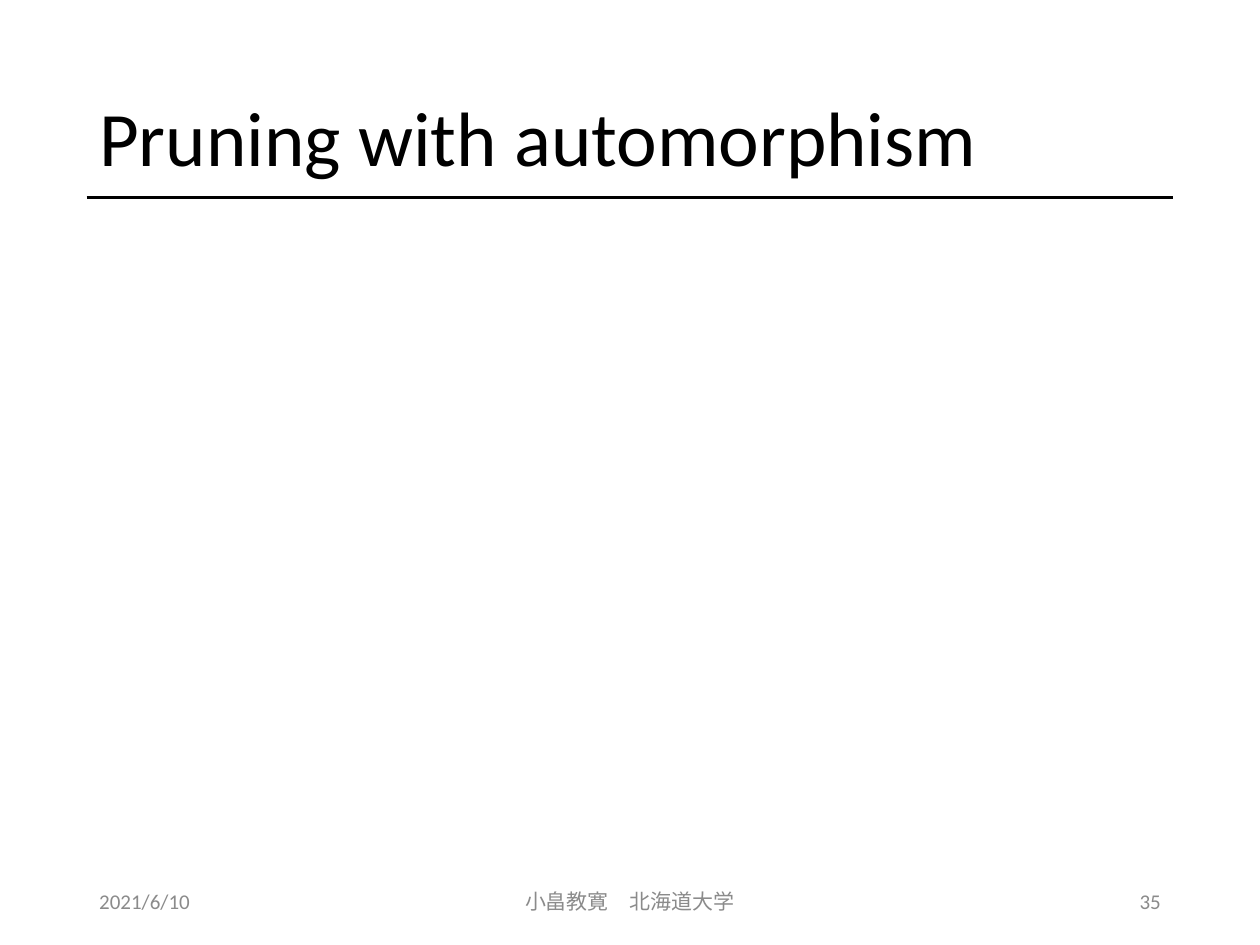
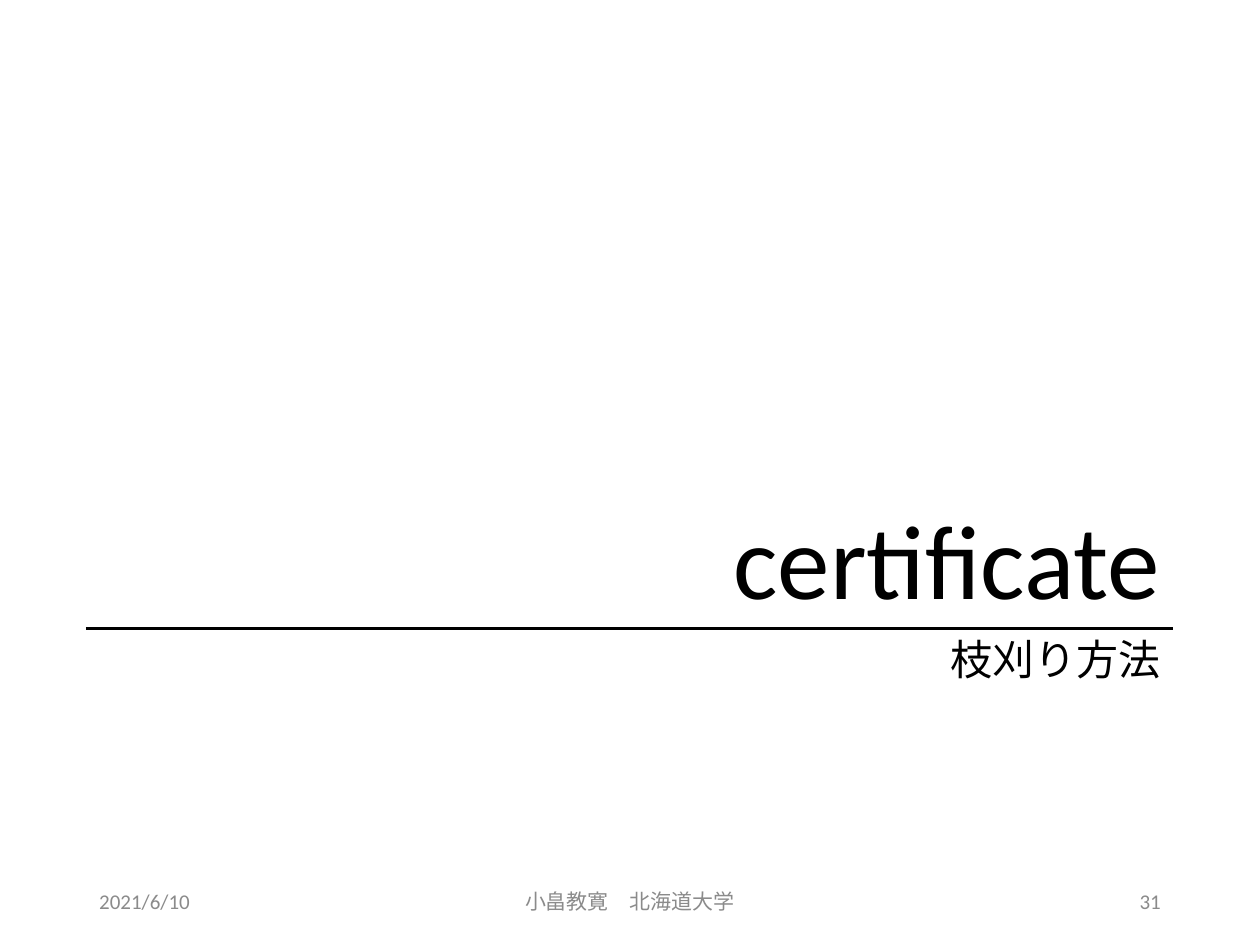
Before and after one commit to obatakyoukan/isomorphism, a slide deck: slide 31 of Isomorphism.pptx (slide 35 before the commit). Drawn at 1260x945 pixels with LibreOffice and Linux fonts; fonts in the diff are those of the drawing; grey boxes stand for pictures. Boxes give left, top, right and bottom in pixels: in the first picture for what was removed or moved away, otherwise in the second. Text is boxed around its words. In the diff, an @@ line names an element or a change of style, - is before the commit and + after.

```diff
--- a/Isomorphism.pptx
+++ b/Isomorphism.pptx
@@ title removed at (99, 112, 976, 180) @@
-Pruning with automorphism
@@ title added at (734, 526, 1160, 600), 60 pt, text #000000 @@
+certificate
@@ line moved from (87, 198) - (1173, 198) to (86, 629) - (1173, 629) @@
@@ text added at (950, 639, 1160, 679), 24 pt, text #000000 @@
+枝刈り方法
@@ page number at (1140, 895, 1161, 909): text changed @@
-35
+31
```
Also in this commit, not shown: 4 other slides changed, 1 slide added, 2 slides removed.
